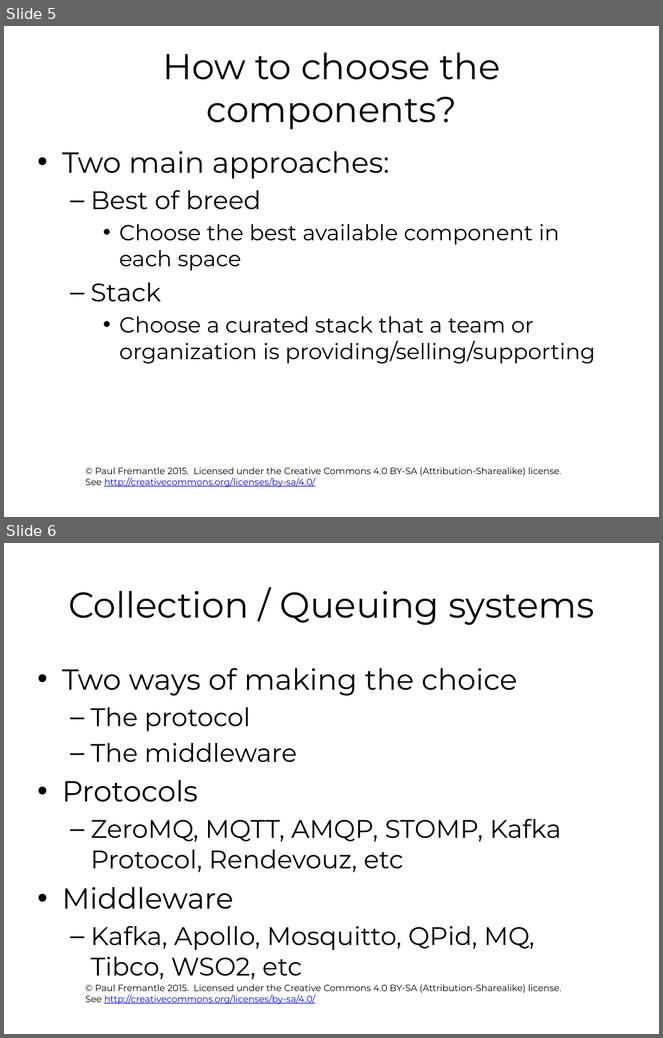
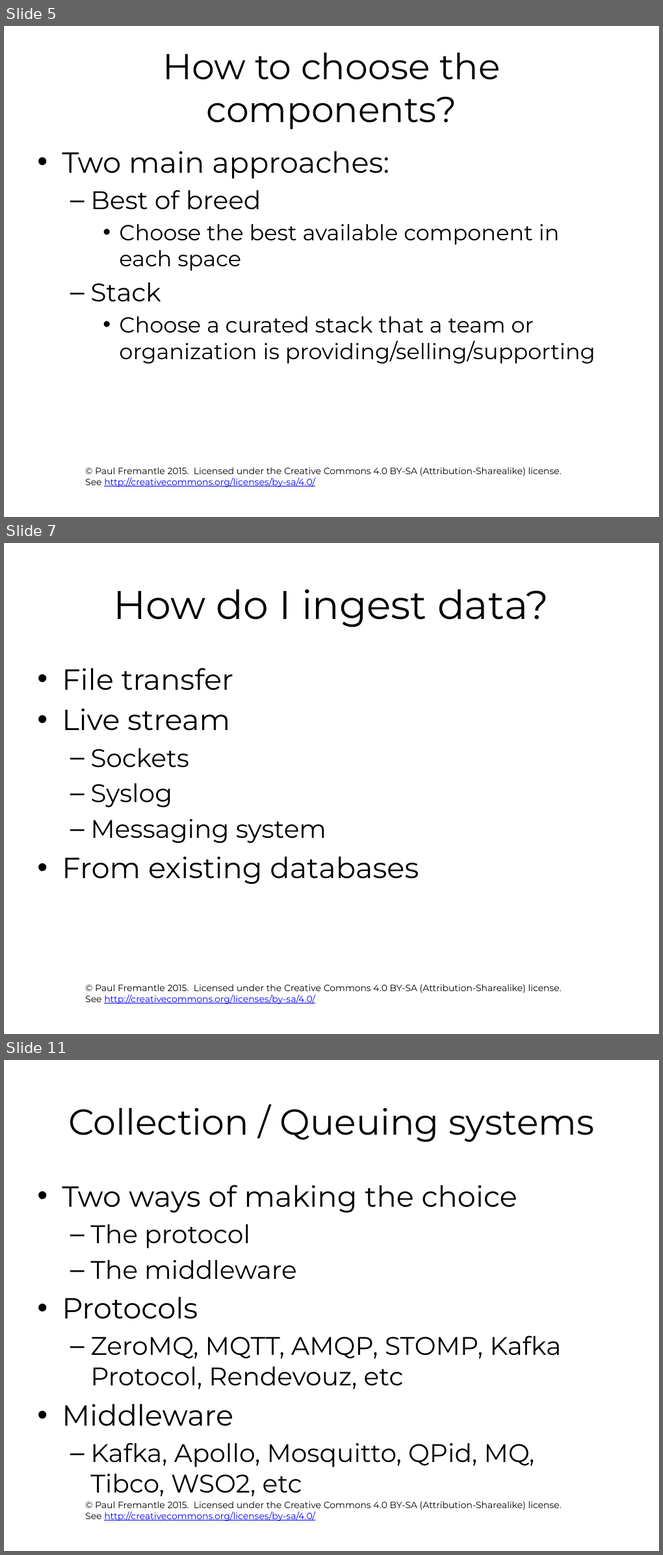
Before and after one commit to pzfreo/ox-clo, a slide deck: pres-source/12-big-data-recap.pptx. Shown one above the other, each under a label of ours: slides 5 and 6 before the commit, slides 5, 7 and 11 after it; the slides between them are not shown. The pictures are 663x1038 and 663x1555 pixels, drawn with LibreOffice and Linux fonts; fonts in the diff are those of the drawing; background and template pictures are left out. Boxes give left, top, right and bottom in pixels: in the first picture for what was removed or moved away, otherwise in the second. Text is boxed around its words. In the diff, an @@ line names an element or a change of style, - is before the commit and + after.

```diff
--- a/pres-source/12-big-data-recap.pptx
+++ b/pres-source/12-big-data-recap.pptx
@@ slide 7 added at <box>4,543,659,1034</box>, background #FFFFFF; not listed: 1 template element that a slide beside it also shows @@
@@ title added at <box>114,589,549,627</box>, 44 pt, text #000000 @@
+How do I ingest data?
@@ text added at <box>62,668,419,884</box>, 32 pt, text #000000 @@
+• File transfer
+• Live stream
+  – Sockets
+  – Syslog
+  – Messaging system
+• From existing databases
@@ what was slide 6 is now slide 11 @@
```
Also in this commit, not shown: 1 slide changed, 5 other slides added, 1 slide removed, 11 other files.
